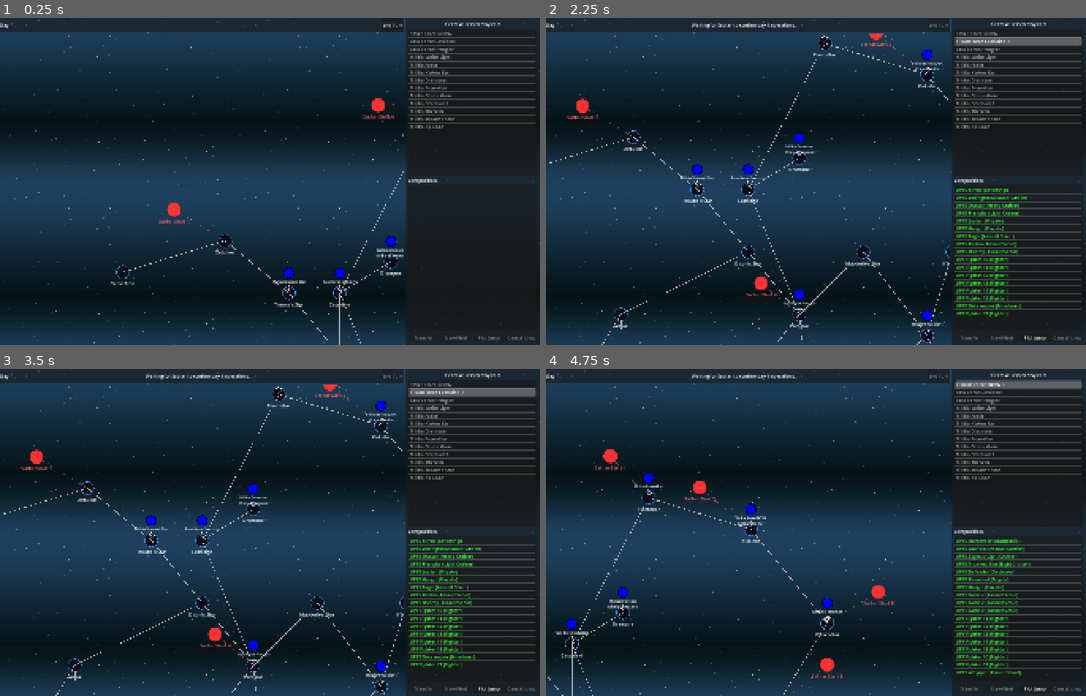
Above: before the commit, frames 1-4 (two rows, left to right).
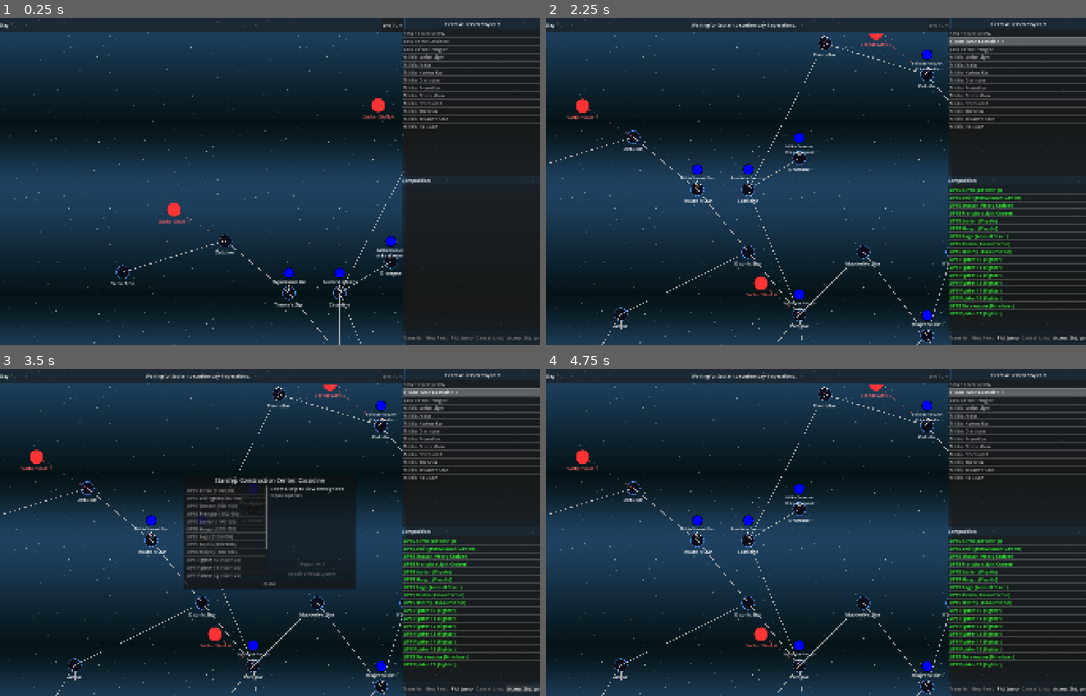
Above: after the commit, the same moments.

Repository: jjeffers/sf-kh-simulator
Game: Godot game, scene res://Scenes/CampaignMap.tscn
Same seed, same stepped clock (60 frames per second), same inputs: the game is played once before the commit and once after it. This scene is started directly instead of the project's main scene.
Inputs (mouse positions are in pixels of both pictures, inside the frame that each line leads up to):
- Up to frame 1 (0.25 s): no input
- Up to frame 2 (2.25 s): click "End Turn" at 0.5 s; click (1064, 158) at 1.27 s; click (886, 273) at 2.02 s
- Up to frame 3 (3.5 s): click (523, 689) at 2.75 s, where only the run after the commit has a clickable "Access Shipyard"
- Up to frame 4 (4.75 s): click (929, 404) at 3.52 s; click (751, 509) at 4.27 s

The runs differ from the first frame. In frame 1, 1.2% of the frame differs, in the area x 74-100%, y 3-99%; in frame 2, 3.1%; in frame 3, 12%, in the area x 34-100%, y 3-99%; in frame 4, 8.4%.

Commit message:
Implement Starship Construction Center UI and Mechanics

Diff:
--- a/Scripts/CampaignManager.gd
+++ b/Scripts/CampaignManager.gd
@@ -38,6 +38,19 @@
 	"Cassidine", # Triad
 	"Gruna Garu", "Timeon"
 ]
+
+const UPF_STARSHIP_CONSTRUCTION_CENTERS = [
+	"Araks", "Cassidine", "Dramune", "Fromeltar",
+	"Prenglar", "Theseus", "Truane's Star", "White Light"
+]
+
+const UPF_SCC_CAPACITIES = {
+	"Araks": 20, "Cassidine": 50, "Dramune": 20, "Fromeltar": 40,
+	"Prenglar": 70, "Theseus": 20, "Truane's Star": 10, "White Light": 10
+}
+
+var sathar_repair_queue: Array = []
+var upf_scc_capacity_used: Dictionary = {}
 
 func _ready():
 	_load_map_data()
@@ -514,6 +527,79 @@
 			if can_supply:
 				_resupply_fleet(fleet)
 
+	# Reset UPF SCC Daily Capacity
+	upf_scc_capacity_used.clear()
+
+	# Process Sathar 6-Day Repair Queue
+	for i in range(sathar_repair_queue.size() - 1, -1, -1):
+		var repair_job = sathar_repair_queue[i]
+		repair_job["days_remaining"] -= 1
+
+		if repair_job["days_remaining"] <= 0:
+			var s_dict = repair_job["ship"]
+			var sys_id = repair_job["system_id"]
+
+			ConsoleManager.log_message("[color=green]Sathar SCC at %s has completed repairs on %s.[/color]" % [sys_id, s_dict.get("name", "Ship")])
+
+			# Spin up dummy ship to copy clean dictionary states
+			var dummy = load("res://Scripts/Ship.gd").new()
+			var cls = s_dict.get("class", "Fighter")
+			match cls:
+				"Fighter": dummy.configure_fighter()
+				"Assault Scout": dummy.configure_assault_scout()
+				"Frigate": dummy.configure_frigate()
+				"Minelayer": dummy.configure_minelayer()
+				"Destroyer": dummy.configure_destroyer()
+				"Light Cruiser": dummy.configure_light_cruiser()
+				"Heavy Cruiser": dummy.configure_heavy_cruiser()
+				"Battleship": dummy.configure_battleship()
+				"Assault Carrier": dummy.configure_assault_carrier()
+
+			s_dict["hull"] = dummy.max_hull
+			s_dict["max_hull"] = dummy.max_hull
+			s_dict["current_adf_modifier"] = 0
+			s_dict["unrepairable_adf_modifier"] = 0
+			s_dict["current_mr_modifier"] = 0
+			s_dict["unrepairable_mr_modifier"] = 0
+			s_dict["has_electrical_fire"] = false
+			s_dict["has_disastrous_fire"] = false
+			s_dict["unrepairable_electrical_fire"] = false
+			s_dict["unrepairable_disastrous_fire"] = false
+			s_dict["ccs_damaged"] = false
+			s_dict["unrepairable_ccs"] = false
+			s_dict["icm_max"] = dummy.base_icm_max
+			s_dict["icm_current"] = dummy.base_icm_max
+			s_dict["unrepairable_icm"] = false
+			s_dict["ms_max"] = dummy.base_ms_max
+			s_dict["ms_current"] = dummy.base_ms_max
+			s_dict["unrepairable_ms"] = false
+			s_dict["unrepairable_hull"] = false
+
+			if s_dict.has("weapons"):
+				for i_w in range(min(dummy.weapons.size(), s_dict["weapons"].size())):
+					var orig_w = dummy.weapons[i_w]
+					var cur_w = s_dict["weapons"][i_w]
+					cur_w["is_crippled"] = false
+					cur_w["unrepairable"] = false
+					cur_w["ammo"] = orig_w.get("max_ammo", 0)
+					cur_w["max_ammo"] = orig_w.get("max_ammo", 0)
+
+			dummy.free()
+
+			# Append to an existing stationary Sathar fleet, or create a new one.
+			var placed = false
+			for f in fleets:
+				if f.faction == "Sathar" and f.current_system_id == sys_id and not f.is_moving():
+					f.ships.append(s_dict)
+					placed = true
+					break
+
+			if not placed:
+				var new_f = create_new_fleet("Sathar", sys_id, "Repaired Strike Group")
+				new_f.ships.append(s_dict)
+
+			sathar_repair_queue.remove_at(i)
+
 	emit_signal("campaign_day_advanced", current_day)
 
 	# After processing the turn, broadcast the new state and readiness
@@ -528,6 +614,8 @@
 		"destroyed_stations": destroyed_stations_count,
 		"destroyed_fortresses": destroyed_fortresses_count,
 		"active_encounters": active_encounters,
+		"upf_scc_capacity_used": upf_scc_capacity_used,
+		"sathar_repair_queue": sathar_repair_queue,
 		"fleets": []
 	}
 	for f in fleets:
@@ -634,6 +722,16 @@
 	destroyed_stations_count = state_data.get("destroyed_stations", 0)
 	destroyed_fortresses_count = state_data.get("destroyed_fortresses", 0)
 
+	if state_data.has("upf_scc_capacity_used"):
+		upf_scc_capacity_used = state_data["upf_scc_capacity_used"].duplicate(true)
+	else:
+		upf_scc_capacity_used.clear()
+
+	if state_data.has("sathar_repair_queue"):
+		sathar_repair_queue = state_data["sathar_repair_queue"].duplicate(true)
+	else:
+		sathar_repair_queue.clear()
+
 	active_encounters.clear()
 	for e in state_data.get("active_encounters", []):
 		active_encounters.append(e)
--- a/Scripts/CampaignMap.gd
+++ b/Scripts/CampaignMap.gd
@@ -33,6 +33,7 @@
 const BASE_MAP_SIZE := Vector2(2500, 2500)
 
 var active_encounter_dialog: Node = null
+var scc_btn: Button
 
 func _ready():
 	# CampaignManager is now a guaranteed Autoload
@@ -49,6 +50,12 @@
 	end_turn_btn.pressed.connect(_on_end_turn_pressed)
 	cancel_jump_btn.pressed.connect(_on_cancel_jump_pressed)
 	plot_jump_btn.toggled.connect(_on_plot_jump_toggled)
+
+	scc_btn = Button.new()
+	scc_btn.text = "Access Shipyard"
+	scc_btn.disabled = true
+	scc_btn.pressed.connect(_on_scc_btn_pressed)
+	cancel_jump_btn.get_parent().add_child(scc_btn)
 
 	fleet_list.item_selected.connect(_on_fleet_list_selected)
 	fleet_list.item_activated.connect(_on_fleet_list_activated)
@@ -377,6 +384,16 @@
 			station_icon.position = pos + Vector2(-12, -30)
 			systems_container.add_child(station_icon)
 
+		# Draw SCC indicator if present
+		if sys_name in campaign.UPF_STARSHIP_CONSTRUCTION_CENTERS:
+			var scc_icon = TextureRect.new()
+			scc_icon.texture = load("res://Assets/Maintenance.svg")
+			scc_icon.expand_mode = TextureRect.EXPAND_IGNORE_SIZE
+			scc_icon.custom_minimum_size = Vector2(24, 24)
+			# Position it offset to the other side of the circle
+			scc_icon.position = pos + Vector2(12, -30)
+			systems_container.add_child(scc_icon)
+
 	for start_c in campaign.start_circles:
 		var circle_id = "Start Circle " + str(int(start_c.get("id", 0)))
 		var pos = _get_system_pos(circle_id)
@@ -384,6 +401,14 @@
 
 		var node = _create_system_node(circle_id, display_name, pos, true)
 		systems_container.add_child(node)
+
+		# All Sathar Start Circles are SCCs
+		var scc_icon = TextureRect.new()
+		scc_icon.texture = load("res://Assets/Maintenance.svg")
+		scc_icon.expand_mode = TextureRect.EXPAND_IGNORE_SIZE
+		scc_icon.custom_minimum_size = Vector2(24, 24)
+		scc_icon.position = pos + Vector2(12, -30) # same top-right offset
+		systems_container.add_child(scc_icon)
 
 		var parent_sys_id = start_c.get("connected_system", "")
 		if campaign.systems.has(parent_sys_id):
@@ -608,6 +633,12 @@
 		_focus_camera_on_system(sys_name)
 		_draw_routes()
 
+func _on_scc_btn_pressed():
+	if selected_system_id == "": return
+	var repair_ui = load("res://Scripts/CampaignRepairUI.gd").new(selected_system_id, _get_my_faction())
+	add_child(repair_ui)
+	repair_ui.popup_centered()
+
 func _update_ui():
 	# Update Window Title
 	var my_faction = _get_my_faction()
@@ -641,8 +672,17 @@
 	fleet_list.clear()
 	plot_jump_btn.disabled = true
 	cancel_jump_btn.disabled = true
+	scc_btn.disabled = true
 
 	var my_faction = _get_my_faction()
+
+	if my_faction == "UPF" and selected_system_id in campaign.UPF_STARSHIP_CONSTRUCTION_CENTERS:
+		scc_btn.disabled = false
+	elif my_faction == "Sathar":
+		for c in campaign.start_circles:
+			if "Start Circle %d" % c.get("id", 0) == selected_system_id:
+				scc_btn.disabled = false
+				break
 
 	for i in range(campaign.fleets.size()):
 		var f = campaign.fleets[i]
--- /dev/null
+++ b/Scripts/CampaignRepairUI.gd
@@ -0,0 +1,264 @@
+extends PopupPanel
+class_name CampaignRepairUI
+
+var campaign: Node
+var system_id: String
+var faction: String
+
+var ship_list: ItemList
+var repair_hull_btn: Button
+var repair_sys_btn: Button
+var details_lbl: RichTextLabel
+
+var local_ships: Array = []
+var selected_ship_idx: int = -1
+
+func _init(p_system_id: String, p_faction: String):
+	campaign = Engine.get_main_loop().root.get_node("CampaignManager")
+	system_id = p_system_id
+	faction = p_faction
+
+	min_size = Vector2i(600, 400)
+	exclusive = true
+
+	var vbox = VBoxContainer.new()
+	vbox.set_anchors_and_offsets_preset(Control.PRESET_FULL_RECT)
+	add_child(vbox)
+
+	var header = Label.new()
+	header.text = "Starship Construction Center: " + system_id
+	header.horizontal_alignment = HORIZONTAL_ALIGNMENT_CENTER
+	header.add_theme_font_size_override("font_size", 20)
+	vbox.add_child(header)
+
+	var hbox = HBoxContainer.new()
+	hbox.size_flags_vertical = Control.SIZE_EXPAND_FILL
+	vbox.add_child(hbox)
+
+	ship_list = ItemList.new()
+	ship_list.size_flags_horizontal = Control.SIZE_EXPAND_FILL
+	ship_list.size_flags_stretch_ratio = 1.0
+	ship_list.item_selected.connect(_on_ship_selected)
+	hbox.add_child(ship_list)
+
+	var right_vbox = VBoxContainer.new()
+	right_vbox.size_flags_horizontal = Control.SIZE_EXPAND_FILL
+	right_vbox.size_flags_stretch_ratio = 1.0
+	hbox.add_child(right_vbox)
+
+	details_lbl = RichTextLabel.new()
+	details_lbl.bbcode_enabled = true
+	details_lbl.size_flags_vertical = Control.SIZE_EXPAND_FILL
+	right_vbox.add_child(details_lbl)
+
+	repair_hull_btn = Button.new()
+	repair_hull_btn.text = "Repair Hull"
+	repair_hull_btn.disabled = true
+	repair_hull_btn.pressed.connect(_on_repair_hull)
+	right_vbox.add_child(repair_hull_btn)
+
+	repair_sys_btn = Button.new()
+	repair_sys_btn.text = "Repair Critical System"
+	repair_sys_btn.disabled = true
+	repair_sys_btn.pressed.connect(_on_repair_sys)
+	right_vbox.add_child(repair_sys_btn)
+
+	var close_btn = Button.new()
+	close_btn.text = "Close"
+	close_btn.pressed.connect(func(): queue_free())
+	vbox.add_child(close_btn)
+
+	_refresh_data()
+
+func _refresh_data():
+	local_ships.clear()
+	ship_list.clear()
+	selected_ship_idx = -1
+	_update_details()
+
+	for f in campaign.fleets:
+		if f.faction == faction and f.current_system_id == system_id and not f.is_moving():
+			for i in range(f.ships.size()):
+				local_ships.append({"fleet": f, "ship_idx": i, "ship": f.ships[i]})
+				var s = f.ships[i]
+				var hp = s.get("hull", s.get("max_hull", 100))
+				var m_hp = s.get("max_hull", 100)
+				ship_list.add_item("%s (%d/%d)" % [s.get("name", "Ship"), hp, m_hp])
+
+func _on_ship_selected(idx: int):
+	selected_ship_idx = idx
+	_update_details()
+
+func _update_details():
+	if selected_ship_idx < 0 or selected_ship_idx >= local_ships.size():
+		details_lbl.text = "Select a ship to view damage and repair options."
+		repair_hull_btn.disabled = true
+		repair_sys_btn.disabled = true
+		if faction == "Sathar":
+			repair_sys_btn.visible = false
+			repair_hull_btn.text = "Enter 6-Day Construction Queue"
+		return
+
+	var entry = local_ships[selected_ship_idx]
+	var s = entry["ship"]
+	var txt = "[b]%s[/b]\n" % s.get("name", "Ship")
+
+	var is_damaged = false
+	var has_critical = false
+
+	var hp = s.get("hull", s.get("max_hull", 100))
+	var m_hp = s.get("max_hull", 100)
+	txt += "Hull: %d / %d" % [hp, m_hp]
+	if hp < m_hp:
+		txt += " [color=red](Damaged)[/color]"
+		is_damaged = true
+	if s.get("unrepairable_hull", false):
+		txt += " [color=red](Permanent)[/color]"
+	txt += "\n"
+
+	if s.get("unrepairable_adf_modifier", 0) > 0:
+		txt += "[color=red]ADF engines permanently crippled.[/color]\n"
+		has_critical = true
+	if s.get("unrepairable_mr_modifier", 0) > 0:
+		txt += "[color=red]MR engines permanently crippled.[/color]\n"
+		has_critical = true
+	if s.get("unrepairable_electrical_fire", false) or s.get("unrepairable_disastrous_fire", false):
+		txt += "[color=red]Structural Fires persisting.[/color]\n"
+		has_critical = true
+	if s.get("unrepairable_ccs", false):
+		txt += "[color=red]Computer system destroyed.[/color]\n"
+		has_critical = true
+	if s.get("unrepairable_icm", false) or s.get("unrepairable_ms", false):
+		txt += "[color=red]Defensive screens destroyed.[/color]\n"
+		has_critical = true
+
+	if s.has("weapons"):
+		for w in s["weapons"]:
+			if w.get("unrepairable", false):
+				txt += "[color=red]Weapon destroyed: %s[/color]\n" % w.get("name", "Unknown")
+				has_critical = true
+
+	if not is_damaged and not has_critical:
+		txt += "\n[color=green]Ship is fully operational.[/color]"
+
+	details_lbl.text = txt
+
+	if faction == "Sathar":
+		repair_sys_btn.visible = false
+		repair_hull_btn.text = "Enter 6-Day Construction Queue"
+		# Check if already queued
+		var is_queued = false
+		for q in campaign.sathar_repair_queue:
+			if q["ship"] == s:
+				is_queued = true
+				break
+		if is_queued:
+			repair_hull_btn.text = "(Currently in Queue)"
+			repair_hull_btn.disabled = true
+			details_lbl.text += "\n\n[color=yellow]This ship is currently undergoing repairs in the SCC queue.[/color]"
+		else:
+			repair_hull_btn.disabled = not (is_damaged or has_critical)
+	else:
+		# UPF Logic
+		var cap = campaign.UPF_SCC_CAPACITIES.get(system_id, 0)
+		var used = campaign.upf_scc_capacity_used.get(system_id, 0)
+		var avail = cap - used
+
+		txt += "\n\n[color=aqua]SCC Daily Capacity: %d / %d[/color]" % [avail, cap]
+		details_lbl.text = txt
+
+		repair_hull_btn.disabled = (not is_damaged) or (avail <= 0) or s.get("unrepairable_hull", false)
+		if hp >= m_hp: repair_hull_btn.disabled = true
+
+		repair_sys_btn.disabled = (not has_critical) or (avail < cap) # Repairing a system uses FULL daily capacity
+
+func _on_repair_hull():
+	if selected_ship_idx < 0: return
+
+	if faction == "Sathar":
+		# Add to queue
+		var entry = local_ships[selected_ship_idx]
+		var s = entry["ship"]
+		var f = entry["fleet"]
+
+		f.ships.remove_at(entry["ship_idx"])
+		if f.ships.size() == 0:
+			campaign.remove_fleet(f)
+
+		campaign.sathar_repair_queue.append({
+			"fleet_name": f.fleet_name,
+			"ship": s,
+			"days_remaining": 6,
+			"system_id": system_id
+		})
+
+		ConsoleManager.log_message("[color=green]Sathar command queued %s for 6 days of SCC repairs.[/color]" % s.get("name", "Ship"))
+		campaign.emit_signal("campaign_state_updated")
+		_refresh_data()
+	else:
+		# UPF Hull Repair
+		var entry = local_ships[selected_ship_idx]
+		var s = entry["ship"]
+		var hp = s.get("hull", s.get("max_hull", 100))
+		var m_hp = s.get("max_hull", 100)
+
+		var cap = campaign.UPF_SCC_CAPACITIES.get(system_id, 0)
+		var used = campaign.upf_scc_capacity_used.get(system_id, 0)
+		var avail = cap - used
+
+		var needed = m_hp - hp
+		var restored = min(needed, avail)
+
+		s["hull"] = hp + restored
+		campaign.upf_scc_capacity_used[system_id] = used + restored
+
+		ConsoleManager.log_message("[color=green]UPF SCC at %s patched %d hull points on %s.[/color]" % [system_id, restored, s.get("name", "Ship")])
+		campaign.emit_signal("campaign_state_updated")
+		_refresh_data()
+
+func _on_repair_sys():
+	if selected_ship_idx < 0 or faction == "Sathar": return
+
+	var entry = local_ships[selected_ship_idx]
+	var s = entry["ship"]
+	var cap = campaign.UPF_SCC_CAPACITIES.get(system_id, 0)
+
+	# Uses full capacity
+	campaign.upf_scc_capacity_used[system_id] = cap
+
+	# Repair one critical system (remove unrepairable flag)
+	var repaired_something = false
+	if s.get("unrepairable_adf_modifier", 0) > 0:
+		s["unrepairable_adf_modifier"] -= 1
+		repaired_something = true
+	elif s.get("unrepairable_mr_modifier", 0) > 0:
+		s["unrepairable_mr_modifier"] -= 1
+		repaired_something = true
+	elif s.get("unrepairable_electrical_fire", false):
+		s["unrepairable_electrical_fire"] = false
+		repaired_something = true
+	elif s.get("unrepairable_disastrous_fire", false):
+		s["unrepairable_disastrous_fire"] = false
+		repaired_something = true
+	elif s.get("unrepairable_ccs", false):
+		s["unrepairable_ccs"] = false
+		repaired_something = true
+	elif s.get("unrepairable_icm", false):
+		s["unrepairable_icm"] = false
+		repaired_something = true
+	elif s.get("unrepairable_ms", false):
+		s["unrepairable_ms"] = false
+		repaired_something = true
+	else:
+		if s.has("weapons"):
+			for w in s["weapons"]:
+				if w.get("unrepairable", false):
+					w["unrepairable"] = false
+					w["is_crippled"] = false # also fix the cripple state if making it repairable
+					repaired_something = true
+					break
+
+	if repaired_something:
+		ConsoleManager.log_message("[color=green]UPF SCC at %s dedicated full daily capacity to clear a critical damage lock on %s.[/color]" % [system_id, s.get("name", "Ship")])
+		campaign.emit_signal("campaign_state_updated")
+		_refresh_data()
